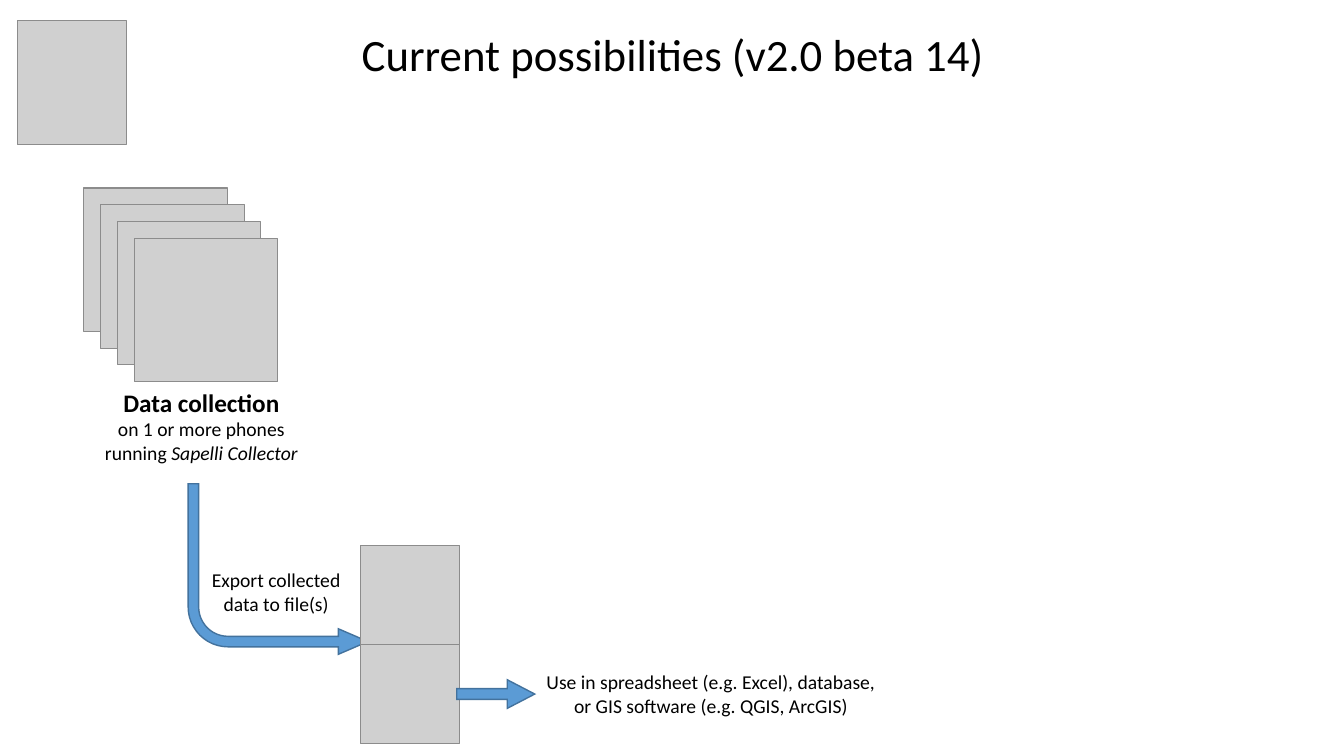
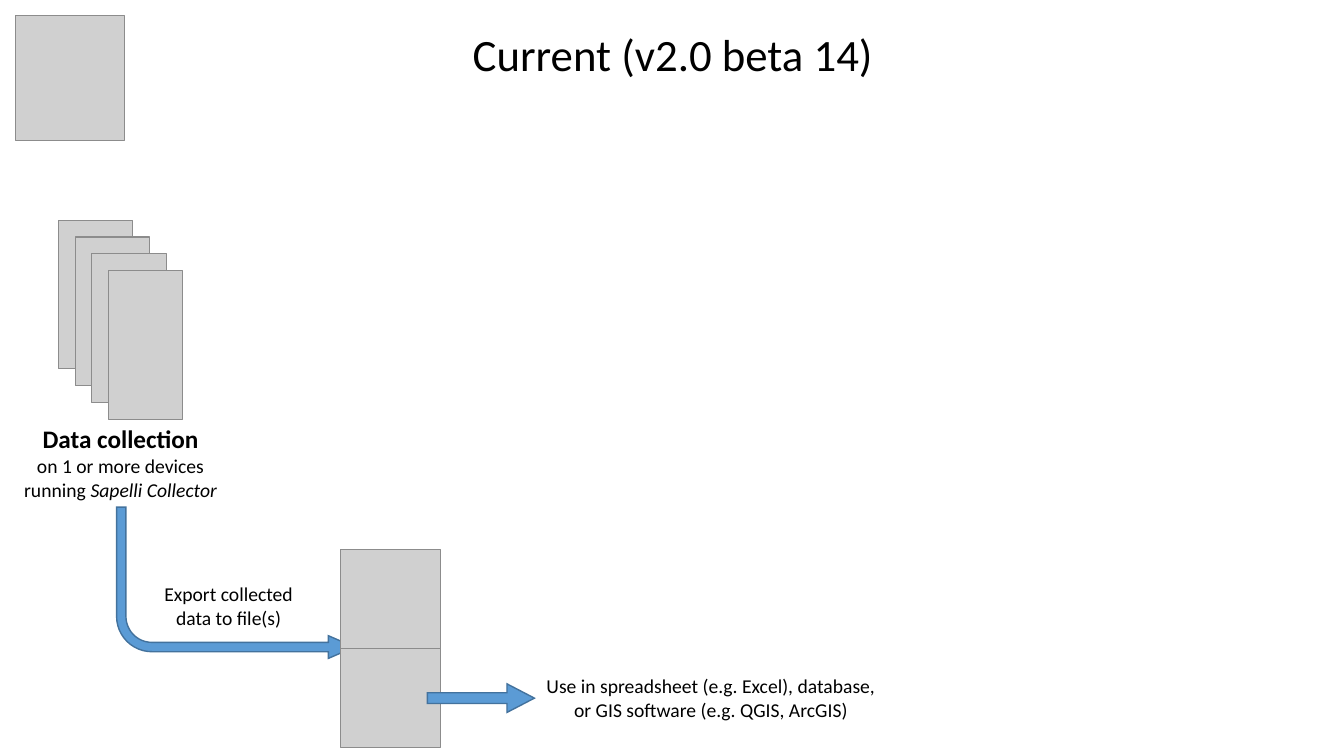
Before and after one commit to ExCiteS/Sapelli, a slide deck: slide 1 of Documentation/Architecture/Sapelli platform architecture.pptx. Drawn at 1344x756 pixels with LibreOffice and Linux fonts; fonts in the diff are those of the drawing; grey boxes stand for pictures. Boxes give left, top, right and bottom in pixels: in the first picture for what was removed or moved away, otherwise in the second. Text is boxed around its words. In the diff, an @@ line names an element or a change of style, - is before the commit and + after.

```diff
--- a/Documentation/Architecture/Sapelli platform architecture.pptx
+++ b/Documentation/Architecture/Sapelli platform architecture.pptx
@@ picture: place and size @@
-picture at (17,20,126,145)
+picture at (16,16,125,140)
@@ title at (473,38,873,77): text changed @@
-Current possibilities (v2.0 beta 14)
+Current (v2.0 beta 14)
@@ group removed at (84,189,277,382): 4 pictures @@
@@ group added at (58,220,184,419): 4 pictures @@
@@ text "Data collection": place and size @@
-text "Data collection" at (105,394,298,464)
+text "Data collection" at (24,430,217,501)
@@ text at (37,459,204,473): text changed @@
-on 1 or more phones
+on 1 or more devices
@@ bent arrow: place and size @@
-bent arrow at (189,484,368,654)
+bent arrow at (117,507,355,658)
@@ picture: place and size @@
-picture at (361,545,460,644)
+picture at (341,549,440,648)
@@ text "Export collected": place and size @@
-text "Export collected" at (212,573,340,614)
+text "Export collected" at (164,587,293,628)
@@ picture: place and size @@
-picture at (361,644,460,743)
+picture at (341,648,440,747)
@@ right arrow: place and size @@
-right arrow at (457,680,534,708)
+right arrow at (427,684,534,712)
@@ text "Use in spreadsheet (e.g. Excel), ...": place and size @@
-text "Use in spreadsheet (e.g. Excel), ..." at (546,675,875,717)
+text "Use in spreadsheet (e.g. Excel), ..." at (546,679,875,721)
```
Also in this commit, not shown: 2 other slides changed, 10 other files.
